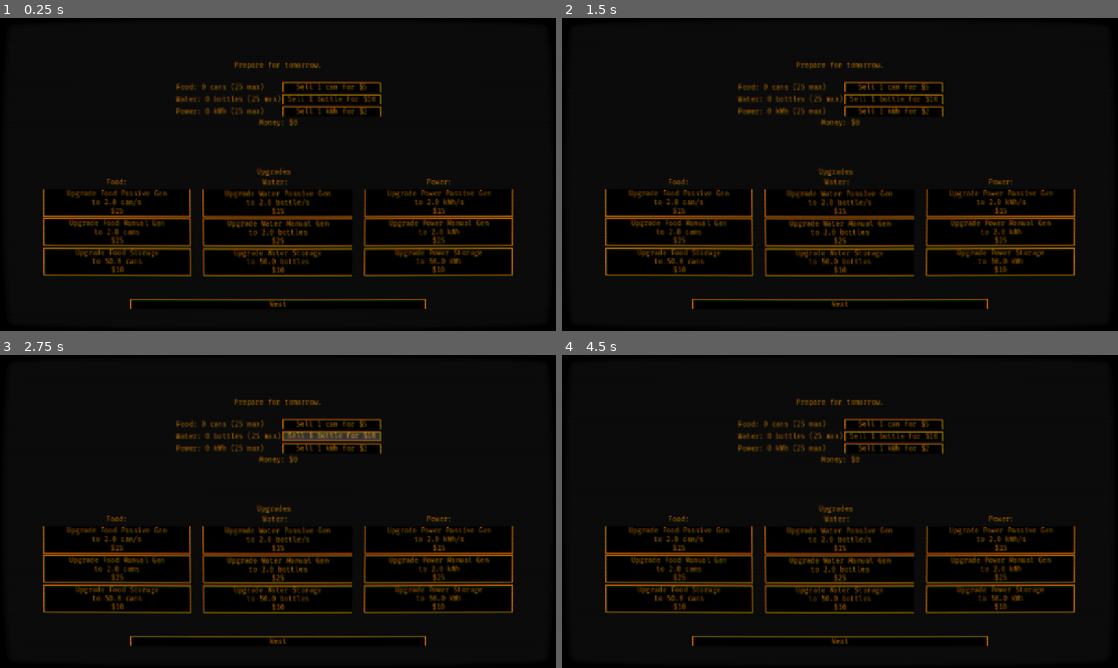
Above: before the commit, frames 1-4 (two rows, left to right).
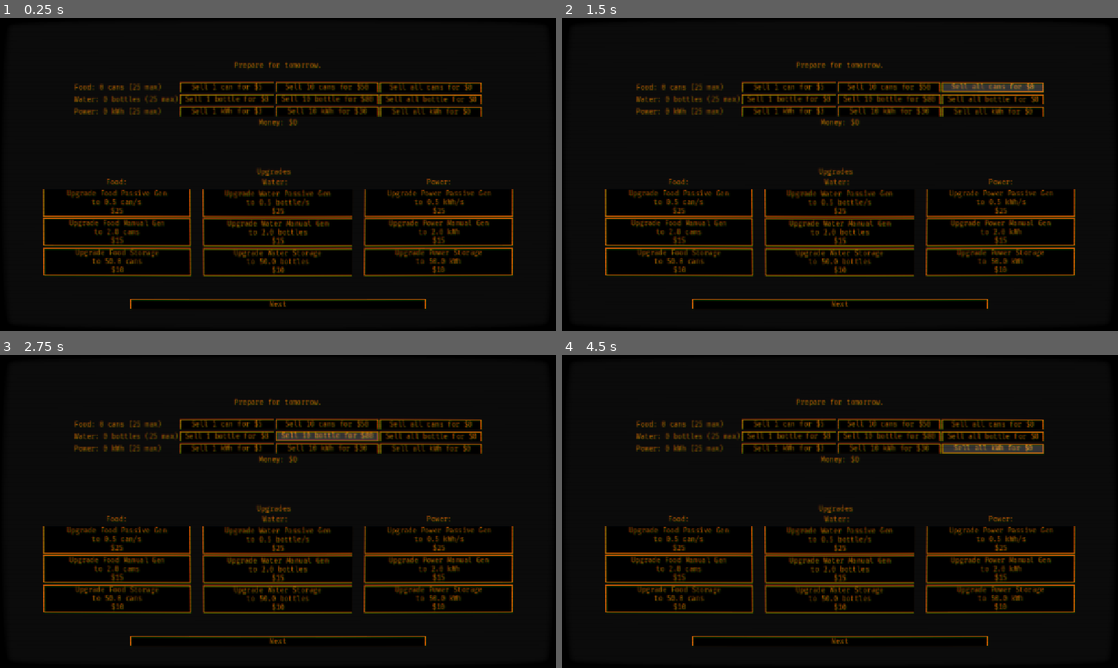
Above: after the commit, the same moments.

Repository: mihirlaud/hibern8
Game: Godot game, scene res://scenes/shop.tscn
The game is run twice, just before and just after one commit, with the same random seed, the same clock (stepped at 60 frames per second) and the same inputs. This scene is started directly instead of the project's main scene.
Inputs (mouse positions are in pixels of both pictures, inside the frame that each line leads up to):
- Up to frame 1 (0.25 s): no input
- Up to frame 2 (1.5 s): click (890, 86) at 0.5 s, where only the run after the commit has a clickable "Sell 10 cans for $50"; click (990, 86) at 1.25 s, where only the run after the commit has a clickable "Sell all cans for $0"
- Up to frame 3 (2.75 s): click (328, 436) at 2 s, where only the run after the commit has a clickable "Sell 10 bottle for $80"
- Up to frame 4 (4.5 s): click (990, 436) at 2.75 s, where only the run after the commit has a clickable "Sell all bottle for $0"; click (890, 448) at 3.5 s, where only the run after the commit has a clickable "Sell 10 kWh for $30"; click (990, 448) at 4.25 s, where only the run after the commit has a clickable "Sell all kWh for $0"

The runs differ from the first frame. In frame 1, 3.0% of the frame differs, in the area x 13-87%, y 20-72%; in frame 2, 3.4%; in frame 3, 3.1%; in frame 4, 3.4%.

Commit message:
Add clock and more sell buttons

Diff:
--- a/scenes/generation.tscn
+++ b/scenes/generation.tscn
@@ -36,6 +36,34 @@
 grow_vertical = 2
 color = Color(0.043039158, 0.04303915, 0.04303915, 1)
 
+[node name="DayLabel" type="Label" parent="." unique_id=1254028460]
+layout_mode = 1
+offset_left = 75.0
+offset_top = 75.0
+offset_right = 115.0
+offset_bottom = 98.0
+theme = ExtResource("2_tqrgb")
+theme_override_font_sizes/font_size = 24
+text = "Day 1"
+horizontal_alignment = 1
+vertical_alignment = 1
+
+[node name="ClockLabel" type="Label" parent="." unique_id=479947938]
+layout_mode = 1
+anchors_preset = 1
+anchor_left = 1.0
+anchor_right = 1.0
+offset_left = -147.0
+offset_top = 75.0
+offset_right = -75.0
+offset_bottom = 105.0
+grow_horizontal = 0
+theme = ExtResource("2_tqrgb")
+theme_override_font_sizes/font_size = 24
+text = "06:00"
+horizontal_alignment = 1
+vertical_alignment = 1
+
 [node name="MarginContainer" type="MarginContainer" parent="." unique_id=1252767799]
 layout_mode = 1
 anchors_preset = 14
@@ -152,15 +180,6 @@
 fit_content = true
 scroll_active = false
 vertical_alignment = 1
-
-[node name="TimerLabel" type="Label" parent="MarginContainer/VBoxContainer" unique_id=1321415644]
-layout_mode = 2
-theme = ExtResource("2_tqrgb")
-text = "
-0 s"
-horizontal_alignment = 1
-vertical_alignment = 1
-metadata/_edit_use_anchors_ = true
 
 [node name="FoodGenTimer" type="Timer" parent="." unique_id=466515332]
 one_shot = true
--- a/scenes/shop.tscn
+++ b/scenes/shop.tscn
@@ -65,7 +65,7 @@
 [node name="GridContainer" type="GridContainer" parent="MarginContainer2/VBoxContainer" unique_id=927471093]
 layout_mode = 2
 size_flags_vertical = 4
-columns = 2
+columns = 4
 
 [node name="FoodLabel" type="Label" parent="MarginContainer2/VBoxContainer/GridContainer" unique_id=66111823]
 layout_mode = 2
@@ -77,6 +77,16 @@
 theme = ExtResource("2_xfvoa")
 text = "Sell 1 can"
 
+[node name="Sell10FoodButton" type="Button" parent="MarginContainer2/VBoxContainer/GridContainer" unique_id=2133831528]
+layout_mode = 2
+theme = ExtResource("2_xfvoa")
+text = "Sell 10 can"
+
+[node name="SellAllFoodButton" type="Button" parent="MarginContainer2/VBoxContainer/GridContainer" unique_id=2139874383]
+layout_mode = 2
+theme = ExtResource("2_xfvoa")
+text = "Sell all can"
+
 [node name="WaterLabel" type="Label" parent="MarginContainer2/VBoxContainer/GridContainer" unique_id=1322587892]
 layout_mode = 2
 theme = ExtResource("2_xfvoa")
@@ -87,6 +97,16 @@
 theme = ExtResource("2_xfvoa")
 text = "Sell 1 bottle"
 
+[node name="Sell10WaterButton" type="Button" parent="MarginContainer2/VBoxContainer/GridContainer" unique_id=1264512529]
+layout_mode = 2
+theme = ExtResource("2_xfvoa")
+text = "Sell 10 bottle"
+
+[node name="SellAllWaterButton" type="Button" parent="MarginContainer2/VBoxContainer/GridContainer" unique_id=59010395]
+layout_mode = 2
+theme = ExtResource("2_xfvoa")
+text = "Sell all bottle"
+
 [node name="PowerLabel" type="Label" parent="MarginContainer2/VBoxContainer/GridContainer" unique_id=271492164]
 layout_mode = 2
 theme = ExtResource("2_xfvoa")
@@ -96,6 +116,16 @@
 layout_mode = 2
 theme = ExtResource("2_xfvoa")
 text = "Sell 1 kWh"
+
+[node name="Sell10PowerButton" type="Button" parent="MarginContainer2/VBoxContainer/GridContainer" unique_id=359888407]
+layout_mode = 2
+theme = ExtResource("2_xfvoa")
+text = "Sell 10 kWh"
+
+[node name="SellAllPowerButton" type="Button" parent="MarginContainer2/VBoxContainer/GridContainer" unique_id=904252252]
+layout_mode = 2
+theme = ExtResource("2_xfvoa")
+text = "Sell all kWh"
 
 [node name="MoneyLabel" type="Label" parent="MarginContainer2/VBoxContainer" unique_id=259807105]
 layout_mode = 2
@@ -275,8 +305,14 @@
 texture = ExtResource("4_2fc2m")
 
 [connection signal="pressed" from="MarginContainer2/VBoxContainer/GridContainer/SellFoodButton" to="." method="_on_sell_food_button_pressed"]
+[connection signal="pressed" from="MarginContainer2/VBoxContainer/GridContainer/Sell10FoodButton" to="." method="_on_sell_10_food_button_pressed"]
+[connection signal="pressed" from="MarginContainer2/VBoxContainer/GridContainer/SellAllFoodButton" to="." method="_on_sell_all_food_button_pressed"]
 [connection signal="pressed" from="MarginContainer2/VBoxContainer/GridContainer/SellWaterButton" to="." method="_on_sell_water_button_pressed"]
+[connection signal="pressed" from="MarginContainer2/VBoxContainer/GridContainer/Sell10WaterButton" to="." method="_on_sell_10_water_button_pressed"]
+[connection signal="pressed" from="MarginContainer2/VBoxContainer/GridContainer/SellAllWaterButton" to="." method="_on_sell_all_water_button_pressed"]
 [connection signal="pressed" from="MarginContainer2/VBoxContainer/GridContainer/SellPowerButton" to="." method="_on_sell_power_button_pressed"]
+[connection signal="pressed" from="MarginContainer2/VBoxContainer/GridContainer/Sell10PowerButton" to="." method="_on_sell_10_power_button_pressed"]
+[connection signal="pressed" from="MarginContainer2/VBoxContainer/GridContainer/SellAllPowerButton" to="." method="_on_sell_all_power_button_pressed"]
 [connection signal="pressed" from="MarginContainer/VBoxContainer/HBoxContainer/VBoxContainer/FoodPassiveUpgradeButton" to="." method="_on_food_passive_upgrade_button_pressed"]
 [connection signal="pressed" from="MarginContainer/VBoxContainer/HBoxContainer/VBoxContainer/FoodManualUpgradeButton" to="." method="_on_food_manual_upgrade_button_pressed"]
 [connection signal="pressed" from="MarginContainer/VBoxContainer/HBoxContainer/VBoxContainer/FoodStorageUpgradeButton" to="." method="_on_food_storage_upgrade_button_pressed"]
--- a/scripts/game_state.gd
+++ b/scripts/game_state.gd
@@ -14,11 +14,16 @@
 }
 
 const TOTAL_NUM_DAYS = 2
-const DAY_LENGTH_IN_S = 10.0
+const DAY_LENGTH_IN_S = 60.0
 const INITIAL_MANUAL_GEN_TIMES: Array = [5.0, 5.0, 5.0]
-const INITIAL_SELL_RATES = [5.0, 10.0, 2.0]
+const INITIAL_SELL_RATES = [5.0, 8.0, 3.0]
 const MAX_UPGRADE_LEVEL = 10
-const UPGRADE_COSTS = [15.0, 25.0, 10.0]
+const UPGRADE_COSTS = [25.0, 15.0, 10.0]
+const UPGRADE_NAMES = [
+	["Auto-Cannery", "Water Purifier", "Solar Panels"],
+	["Meatpacking", "Refill", "Quick Charge"],
+	["Pantry", "Water Tower", "Lithium Batteries"]
+]
 
 var current_day = 0
 var resources = [0.0, 0.0, 0.0]
@@ -26,10 +31,11 @@
 var manual_gen_timers = INITIAL_MANUAL_GEN_TIMES
 var sell_rates = INITIAL_SELL_RATES
 var resource_generating = [false, false, false]
+
 var upgrades = [
-	[1, 1, 1],
-	[1, 1, 1],
-	[1, 1, 1]
+	[0, 0, 0],
+	[0, 0, 0],
+	[0, 0, 0]
 ]
 
 func init_game():
@@ -40,32 +46,38 @@
 	sell_rates = INITIAL_SELL_RATES
 	resource_generating = [false, false, false]
 	upgrades = [
-		[1, 1, 1],
-		[1, 1, 1],
-		[1, 1, 1]
+		[0, 0, 0],
+		[0, 0, 0],
+		[0, 0, 0]
 	]
+
+func get_upgrade_name(upgrade_type, resource):
+	return UPGRADE_NAMES[upgrade_type][resource]
+
+func get_upgrade_level(upgrade_type, resource):
+	return upgrades[upgrade_type][resource]
 
 func start_day():
 	current_day += 1
 	resource_generating = [false, false, false]
 
 func gen_rate(resource) -> float:
-	return (upgrades[Upgrades.PASSIVE_GEN][resource] - 1) * 2
+	return upgrades[Upgrades.PASSIVE_GEN][resource] * 0.5
 
 func next_gen_rate(resource) -> float:
-	return (upgrades[Upgrades.PASSIVE_GEN][resource]) * 2
+	return (upgrades[Upgrades.PASSIVE_GEN][resource] + 1) * 0.5
 
 func storage(resource) -> float:
-	return 25 * pow(2, upgrades[Upgrades.STORAGE][resource] - 1)
+	return 25 * pow(2, upgrades[Upgrades.STORAGE][resource])
 
 func next_storage(resource) -> float:
-	return 25 * pow(2, upgrades[Upgrades.STORAGE][resource])
+	return 25 * pow(2, upgrades[Upgrades.STORAGE][resource] + 1)
 
 func manual_gen_rate(resource) -> float:
-	return upgrades[Upgrades.MANUAL_GEN][resource]
+	return upgrades[Upgrades.MANUAL_GEN][resource] + 1
 
 func next_manual_gen_rate(resource) -> float:
-	return upgrades[Upgrades.MANUAL_GEN][resource] + 1
+	return upgrades[Upgrades.MANUAL_GEN][resource] + 2
 
 func run_gen(delta):
 	for resource in range(Resources.NUM_RESOURCES):
@@ -186,7 +198,7 @@
 	return timer(Resources.POWER)
 
 func cost(upgrade_type, resource) -> float:
-	return UPGRADE_COSTS[upgrade_type] * upgrades[upgrade_type][resource]
+	return UPGRADE_COSTS[upgrade_type] * floor(pow(1.8, upgrades[upgrade_type][resource]))
 
 func upgrade(upgrade_type, resource):
 	if money >= cost(upgrade_type, resource):
--- a/scripts/generation.gd
+++ b/scripts/generation.gd
@@ -6,7 +6,6 @@
 @onready var water_label: RichTextLabel = $MarginContainer/VBoxContainer/GridContainer/WaterLabel
 @onready var power_gen_button: Button = $MarginContainer/VBoxContainer/GridContainer/PowerGenButton
 @onready var power_label: RichTextLabel = $MarginContainer/VBoxContainer/GridContainer/PowerLabel
-@onready var timer_label: Label = $MarginContainer/VBoxContainer/TimerLabel
 
 @onready var day_timer: Timer = $DayTimer
 
@@ -18,10 +17,15 @@
 @onready var water_progress_bar: ProgressBar = $MarginContainer/VBoxContainer/GridContainer/WaterGenButton/WaterProgressBar
 @onready var power_progress_bar: ProgressBar = $MarginContainer/VBoxContainer/GridContainer/PowerGenButton/PowerProgressBar
 
+@onready var day_label: Label = $DayLabel
+@onready var clock_label: Label = $ClockLabel
+
 # Called when the node enters the scene tree for the first time.
 func _ready() -> void:
 	day_timer.wait_time = GameState.DAY_LENGTH_IN_S
 	day_timer.start()
+	day_label.text = "Day " + str(GameState.current_day)
+	clock_label.text = "06:00"
 
 # Called every frame. 'delta' is the elapsed time since the previous frame.
 func _process(delta: float) -> void:
@@ -36,7 +40,6 @@
 	water_first_half = water_first_half.rpad(length, " ")
 	power_first_half = power_first_half.rpad(length, " ")
 
-	timer_label.text = "\n" + str(round(day_timer.time_left * 10) / 10.0) + " s"
 	food_label.text = food_first_half + " " + get_progress_bar(GameState.Resources.FOOD)
 	water_label.text = water_first_half + " " + get_progress_bar(GameState.Resources.WATER)
 	power_label.text = power_first_half + " " + get_progress_bar(GameState.Resources.POWER)
@@ -55,6 +58,14 @@
 		power_progress_bar.value = 100.0 * (1.0 - power_gen_timer.time_left / GameState.power_timer())
 	else:
 		power_progress_bar.value = 0.0
+
+	var minutes_in = int(floor(720.0 * (1.0 - day_timer.time_left / GameState.DAY_LENGTH_IN_S)))
+	var hours = minutes_in / 60 + 6
+	var mins = minutes_in % 60
+	clock_label.text = str(hours).lpad(2, "0") + ":" + str(mins).lpad(2, "0")
+	if day_timer.time_left <= 10.0:
+		if round(day_timer.time_left) > day_timer.time_left:
+			clock_label.text = ""
 
 func get_progress_bar(resource) -> String:
 	var amount_possessed = GameState.get_resource(resource)
--- a/scripts/shop.gd
+++ b/scripts/shop.gd
@@ -18,6 +18,12 @@
 @onready var sell_food_button: Button = $MarginContainer2/VBoxContainer/GridContainer/SellFoodButton
 @onready var sell_water_button: Button = $MarginContainer2/VBoxContainer/GridContainer/SellWaterButton
 @onready var sell_power_button: Button = $MarginContainer2/VBoxContainer/GridContainer/SellPowerButton
+@onready var sell_10_food_button: Button = $MarginContainer2/VBoxContainer/GridContainer/Sell10FoodButton
+@onready var sell_all_food_button: Button = $MarginContainer2/VBoxContainer/GridContainer/SellAllFoodButton
+@onready var sell_10_water_button: Button = $MarginContainer2/VBoxContainer/GridContainer/Sell10WaterButton
+@onready var sell_all_water_button: Button = $MarginContainer2/VBoxContainer/GridContainer/SellAllWaterButton
+@onready var sell_10_power_button: Button = $MarginContainer2/VBoxContainer/GridContainer/Sell10PowerButton
+@onready var sell_all_power_button: Button = $MarginContainer2/VBoxContainer/GridContainer/SellAllPowerButton
 
 func _ready() -> void:
 	pass
@@ -70,6 +76,14 @@
 	sell_water_button.text = " Sell 1 bottle for $" + str(int(floor(GameState.sell_rates[GameState.Resources.WATER]))) + " "
 	sell_power_button.text = " Sell 1 kWh for $" + str(int(floor(GameState.sell_rates[GameState.Resources.POWER]))) + " "
 
+	sell_10_food_button.text = " Sell 10 cans for $" + str(10 * int(floor(GameState.sell_rates[GameState.Resources.FOOD]))) + " "
+	sell_10_water_button.text = " Sell 10 bottle for $" + str(10 * int(floor(GameState.sell_rates[GameState.Resources.WATER]))) + " "
+	sell_10_power_button.text = " Sell 10 kWh for $" + str(10 * int(floor(GameState.sell_rates[GameState.Resources.POWER]))) + " "
+
+	sell_all_food_button.text = " Sell all cans for $" + str(int(floor(GameState.get_food())) * int(floor(GameState.sell_rates[GameState.Resources.FOOD]))) + " "
+	sell_all_water_button.text = " Sell all bottle for $" + str(int(floor(GameState.get_water())) * int(floor(GameState.sell_rates[GameState.Resources.WATER]))) + " "
+	sell_all_power_button.text = " Sell all kWh for $" + str(int(floor(GameState.get_power())) * int(floor(GameState.sell_rates[GameState.Resources.POWER]))) + " "
+
 func _on_next_button_pressed() -> void:
 	get_tree().change_scene_to_file("res://scenes/day-start.tscn")
 
@@ -110,3 +124,27 @@
 
 func _on_power_storage_upgrade_button_pressed() -> void:
 	GameState.upgrade_power_storage()
+
+
+func _on_sell_10_food_button_pressed() -> void:
+	GameState.sell_food(10)
+
+
+func _on_sell_all_food_button_pressed() -> void:
+	GameState.sell_food(int(floor(GameState.get_food())))
+
+
+func _on_sell_10_water_button_pressed() -> void:
+	GameState.sell_water(10)
+
+
+func _on_sell_all_water_button_pressed() -> void:
+	GameState.sell_water(int(floor(GameState.get_water())))
+
+
+func _on_sell_10_power_button_pressed() -> void:
+	GameState.sell_power(10)
+
+
+func _on_sell_all_power_button_pressed() -> void:
+	GameState.sell_power(int(floor(GameState.get_power())))
